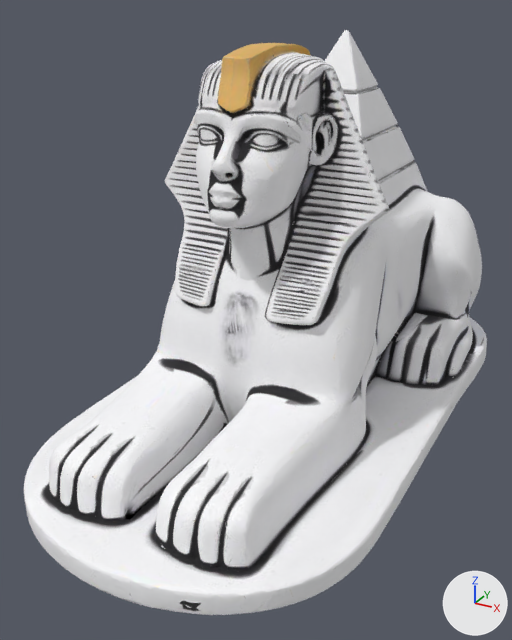
The glTF model public/models/mapbox/great_sphinx.glb: old version first, new version second.
Before and after are seen from a 50 mm lens placed at (0.86, -1.81, 0.61), pointed at (-0.06, -0.14, -0.23). The lights are fixed; the arrows at lower right show +X, +Y and +Z. The first picture is the older version. Where no turn or scale is listed for an object, it has been applied to the vertices.
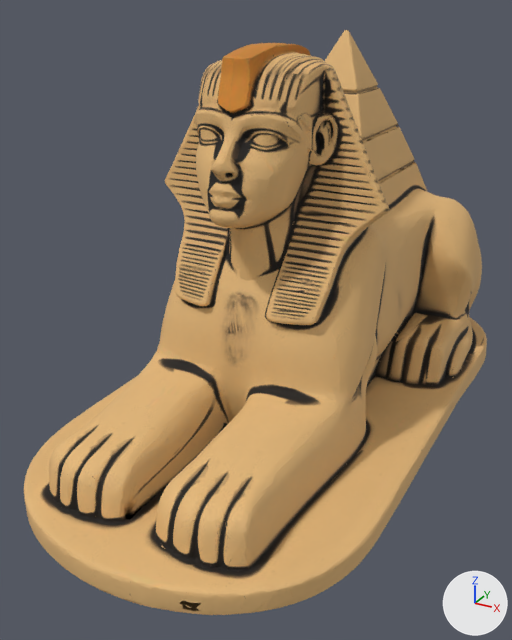
The change, as a diff of the scene's bpy script:
```diff
--- a/public/models/mapbox/great_sphinx.glb.py
+++ b/public/models/mapbox/great_sphinx.glb.py
@@ mat_material_0 @@
 n1 = _N.new('ShaderNodeOutputMaterial'); n1.name = 'Material Output'
+n3 = _N.new('ShaderNodeMix'); n3.name = 'Mix'
+n3.data_type = 'RGBA'
+n3.blend_type = 'MULTIPLY'
+n3.inputs[0].default_value = 1.0  # 'Factor'
+n3.inputs[7].default_value = (0.804, 0.498, 0.196, 1.0)  # 'B', beige #e8bb7a
 n2 = _N.new('ShaderNodeTexImage'); n2.name = 'Image Texture'
@@ mat_material_0 @@
 n0 = _N.new('ShaderNodeBsdfPrincipled'); n0.name = 'Principled BSDF'
 _L.new(n0.outputs[0], n1.inputs[0])  # 'BSDF' to 'Surface'
-_L.new(n2.outputs[0], n0.inputs[0])  # 'Color' to 'Base Color'
+_L.new(n3.outputs[2], n0.inputs[0])  # 'Result' to 'Base Color'
+_L.new(n2.outputs[0], n3.inputs[6])  # 'Color' to 'A'
```

Pixel boxes (x1, y1, x2, y2) of what changed, in the pictures (512 x 640 px):
'Mesh_0', recoloured (white to orange)
    both: (24, 30, 487, 615)
